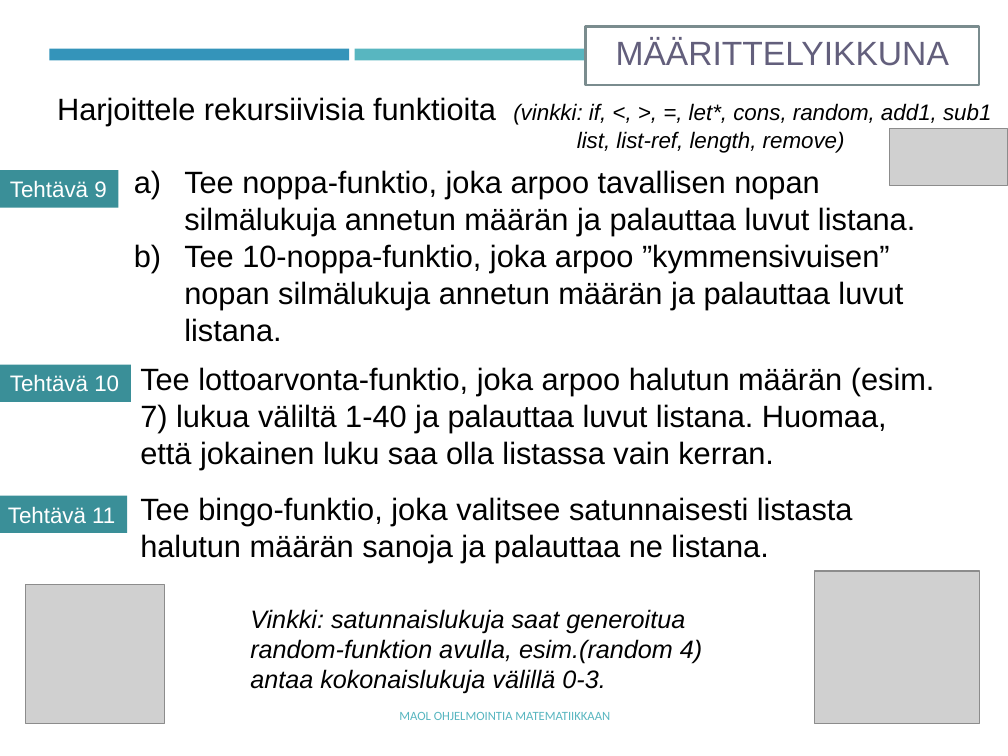
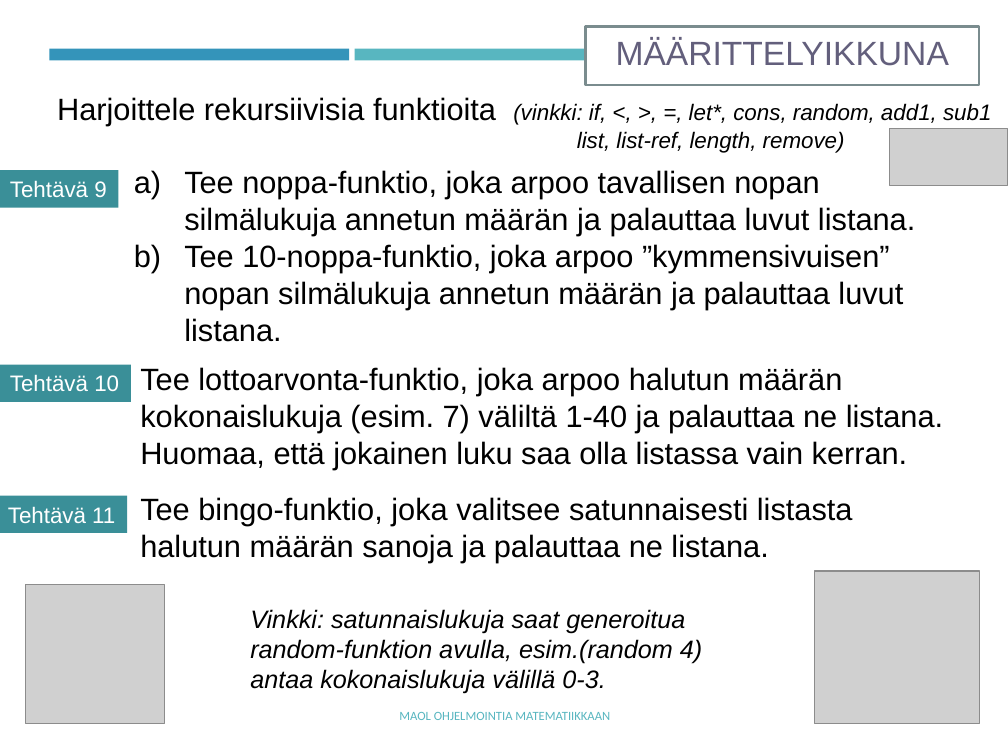
Before and after one commit to tyynetyyne/tyynetyyne.github.io, a slide deck: slide 26 of tehtavat/tiedostot/maol/power_point/Racket-MAOL-9-funktiot.pptx. Drawn at 1008x756 pixels with LibreOffice and Linux fonts; fonts in the diff are those of the drawing; grey boxes stand for pictures. Boxes give left, top, right and bottom in pixels: in the first picture for what was removed or moved away, otherwise in the second. Text is boxed around its words. In the diff, an @@ line names an element or a change of style, - is before the commit and + after.

Commit message:
Update

```diff
--- a/tehtavat/tiedostot/maol/power_point/Racket-MAOL-9-funktiot.pptx
+++ b/tehtavat/tiedostot/maol/power_point/Racket-MAOL-9-funktiot.pptx
@@ text at (140,367,943,469): text changed @@
-Tee lottoarvonta-funktio, joka arpoo halutun määrän (esim. 7) lukua väliltä 1-40 ja palauttaa luvut listana. Huomaa, että jokainen luku saa olla listassa vain kerran.
+Tee lottoarvonta-funktio, joka arpoo halutun määrän kokonaislukuja (esim. 7) väliltä 1-40 ja palauttaa ne listana. Huomaa, että jokainen luku saa olla listassa vain kerran.
```
